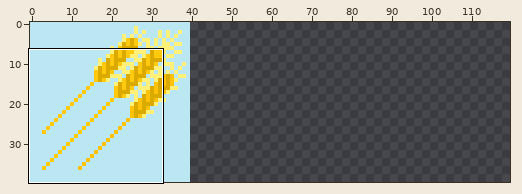
One commit to this sprite sheet: Scripts/Chikuwa3/Crop.png. Above, an overview of the earlier version with the close-up marked.
Close-up. The starting point:
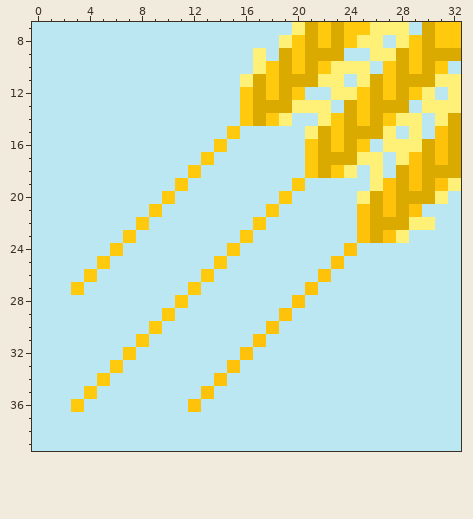
The file is 40x40 pixels. Shown: x 0..32, y 7..39. The old version is drawn lined up with the new one, on the new canvas. The commit also changed other parts of the picture, which this record leaves out.
After the commit:
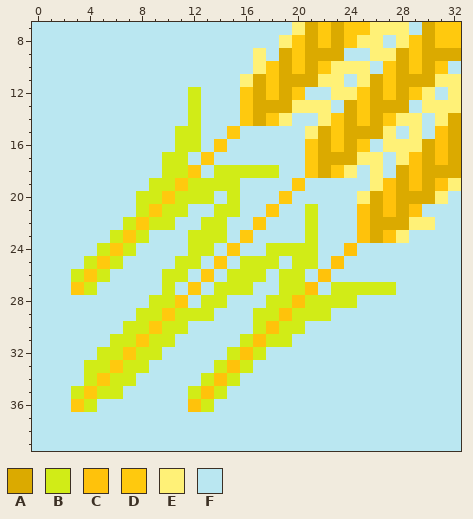
Palette (. is transparent): A #dbaa00  B #d1ec17  C #ffc20b  D #ffc90e  E #fff177  F #bae7f1
Changes in this commit:
canvas 40x40 -> 120x40
The edit turns colour F into colour B in rows 12 to 14 at x 12; in rows 15 to 16 at x 11 to 12; in row 17 at x 10 to 11; in row 18 at x 10 to 11 and 14 to 18; in row 19 at x 9 to 10 and 12 to 15; in row 20 at x 8 to 9, 11 to 13 and 15.
The edit turns colour F into colour B in row 21 at x 8, 10 to 11, 14 to 15 and 21; in row 22 at x 7, 9 to 10, 13 to 14 and 21; in row 23 at x 6, 8, 12 to 14 and 21; in row 24 at x 5, 7, 12 to 13 and 18 to 21; in row 25 at x 4, 6, 11 to 12, 16 to 18 and 20 to 21; in row 26 at x 3, 5, 10 to 11, 15 to 17 and 19 to 20.
The edit turns colour F into colour B in row 27 at x 4, 10, 14 to 16, 19 to 20 and 23 to 27; in row 28 at x 9 to 10, 13 to 14, 18 to 19 and 21 to 24; in row 29 at x 8 to 9, 11 to 13, 17 to 18 and 20 to 22; in row 30 at x 7 to 8, 10 to 11, 17 and 19 to 20; in row 31 at x 6 to 7, 9 to 10, 16 and 18 to 19; in row 32 at x 5 to 6, 8 to 9, 15 and 17.
The edit turns colour F into colour B in row 33 at x 4 to 5, 7 to 8, 14 and 16; in row 34 at x 4, 6 to 7, 13 and 15; in row 35 at x 3, 5 to 6, 12 and 14; in row 36 at x 4 and 13.
Boxes around the changes in both close-ups, in picture pixels (x1, y1, x2, y2):
changed: (71, 87, 396, 412)
